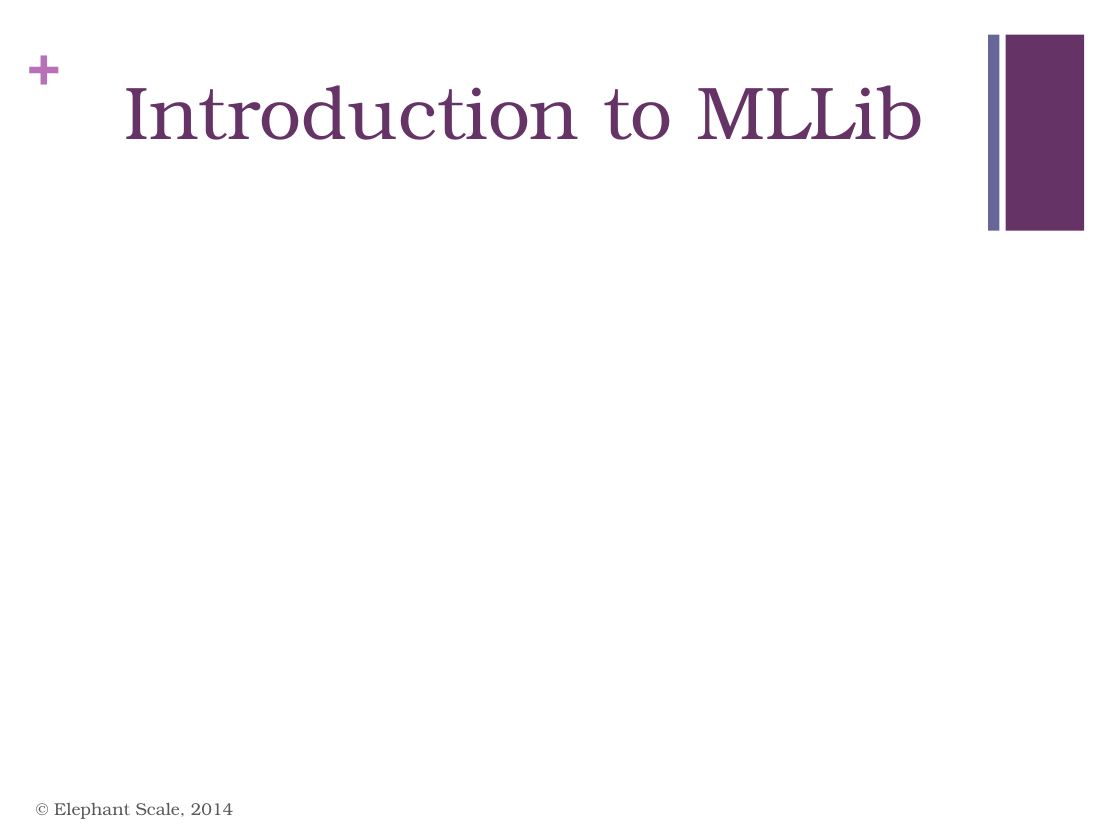
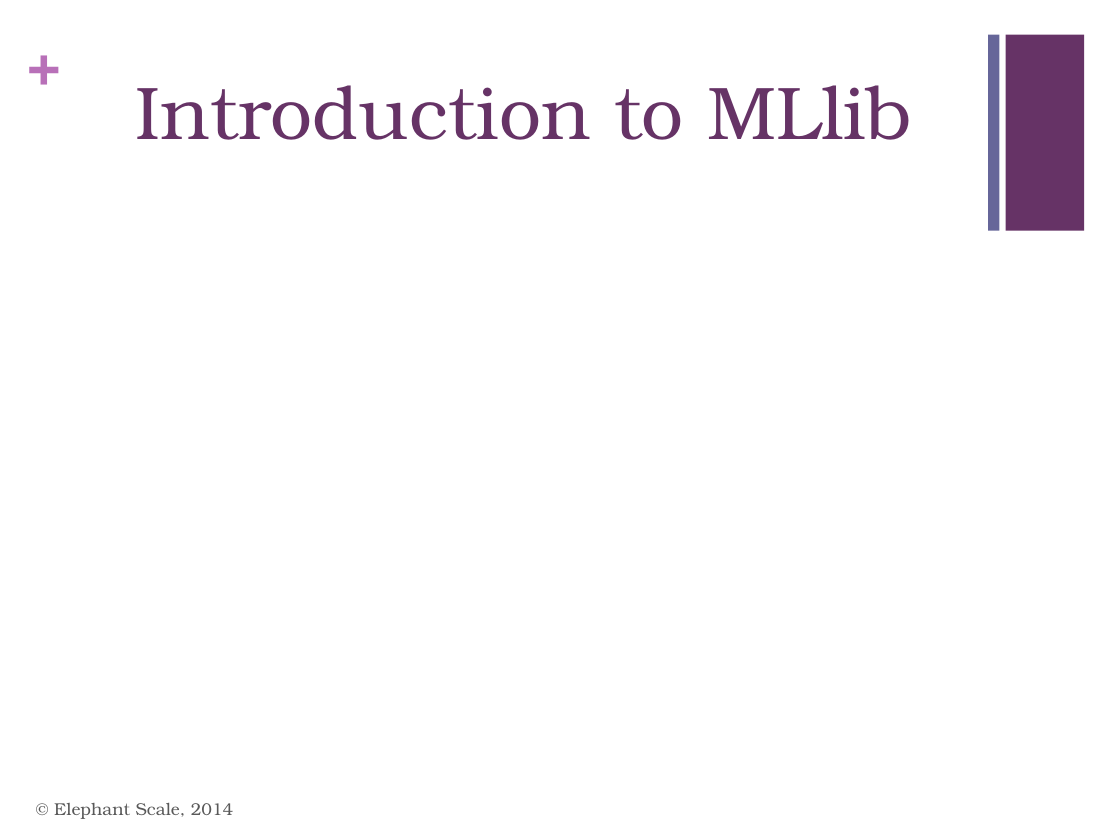
Before and after one commit to mattvinks/spark-labs, a slide deck: slide 1 of slides/MLLib.pptx. Drawn at 1120x840 pixels with LibreOffice and Linux fonts; fonts in the diff are those of the drawing. Boxes give left, top, right and bottom in pixels: in the first picture for what was removed or moved away, otherwise in the second. Text is boxed around its words. In the diff, an @@ line names an element or a change of style, - is before the commit and + after.

Commit message:
Made updates to MLLib; Changed name MLLib -> MLlib Added more detail to slides. Added thoughts on model evaluation

```diff
--- a/slides/MLLib.pptx
+++ b/slides/MLLib.pptx
@@ title at (x1=135, y1=85, x2=913, y2=140): text changed @@
-Introduction to MLLib
+Introduction to MLlib
```
Also in this commit, not shown: 7 other slides changed, 6 slides added.
